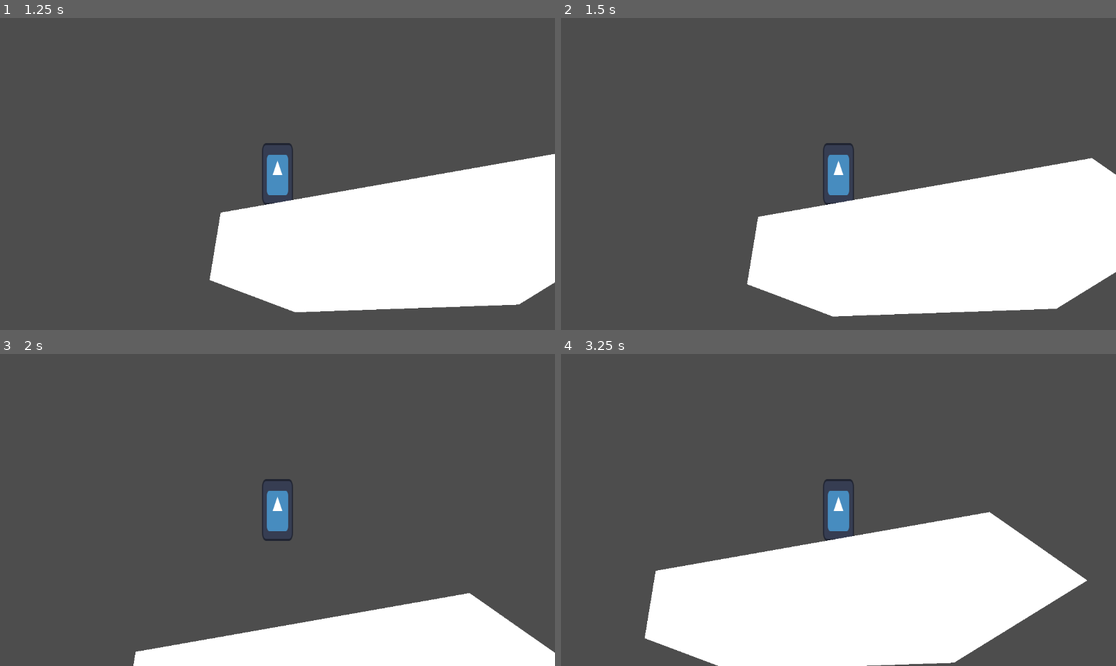
Above: before the commit, frames 1-4 (two rows, left to right).
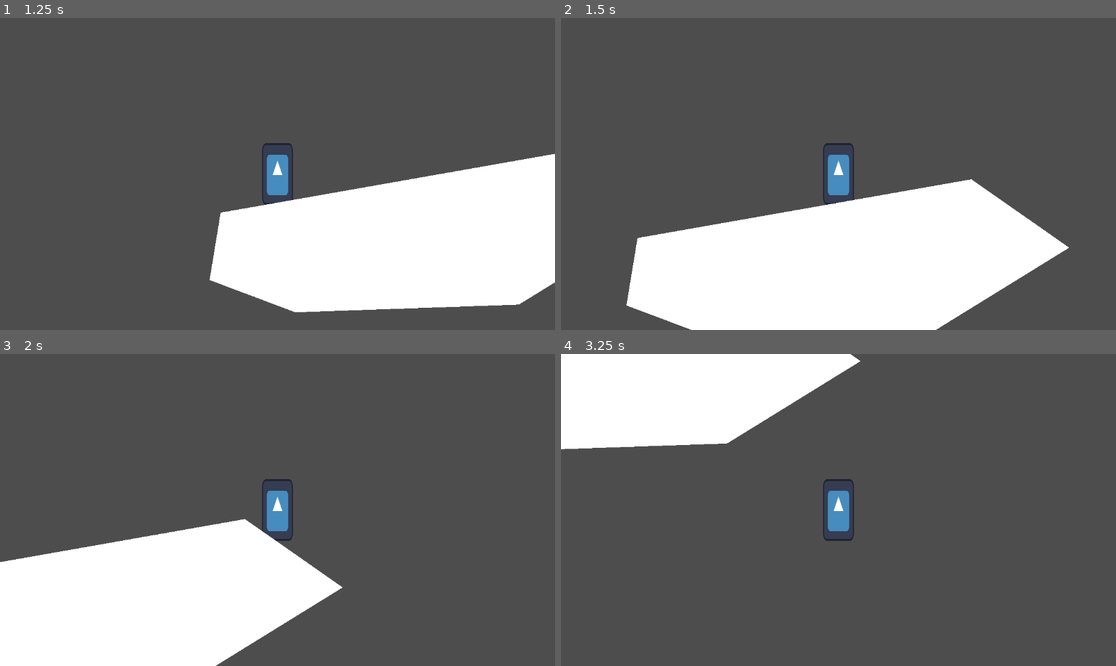
Above: after the commit, the same moments.

Repository: Jeremy-81/GamaBanda
Game: Godot game, scene res://scenes/menu/menu.tscn
Same seed, same stepped clock (60 frames per second), same inputs: the game is played once before the commit and once after it. The engine's default icon, where the game draws it, is replaced by a stand-in: a white triangle on a blue panel in a dark square.
Inputs:
- Up to frame 1 (1.25 s): click "Play" at 0.5 s
- Up to frame 2 (1.5 s): tap Enter at 1.25 s; hold D (go_right) from 1.28 s (still down); tap Shift (dash, bound only after the commit) at 1.35 s
- Up to frame 3 (2 s): keep holding D (go_right); tap Space (jump) at 1.52 s
- Up to frame 4 (3.25 s): tap Shift (dash, bound only after the commit) at 2.1, 2.85 s; tap Space (jump) at 2.27 s; release D (go_right) at 2.78 s; hold A (go_left) from 2.78 s (still down)

Frame 1 is identical in both runs. In frame 2, 17% of the frame differs, in the area x 11-100%, y 44-100%; in frame 3, 29%; in frame 4, 40%, in the area x 0-95%, y 0-100%.

Commit message:
Added basic dash

Diff:
--- a/project.godot
+++ b/project.godot
@@ -32,6 +32,11 @@
 "events": [Object(InputEventKey,"resource_local_to_scene":false,"resource_name":"","device":-1,"window_id":0,"alt_press …(191 unchanged characters)…
 ]
 }
+dash={
+"deadzone": 0.2,
+"events": [Object(InputEventKey,"resource_local_to_scene":false,"resource_name":"","device":-1,"window_id":0,"alt_pressed":false,"shift_pressed":false,"ctrl_pressed":false,"meta_pressed":false,"pressed":false,"keycode":0,"physical_keycode":4194325,"key_label":0,"unicode":0,"location":0,"echo":false,"script":null)
+]
+}
 
 [physics]
 
--- a/scenes/objects/player/player.gd
+++ b/scenes/objects/player/player.gd
@@ -1,12 +1,26 @@
 extends CharacterBody2D
+
+var DASH_SPEED : float = 2500.0;
 
 var gravity = 1500.0;
 
+var h_direction : float = 0.0;
 var h_speed : float = 256.0;
 var v_speed : float = 0.0;
 
 func _process(delta):
-	var h_direction : float = Input.get_axis("go_left", "go_right");
+	# Dash state overwrites all movement.
+	if $DashTimer.time_left > 0.0:
+		velocity = Vector2(DASH_SPEED * h_direction, 0.0);
+		move_and_slide();
+		return;
+
+	h_direction = Input.get_axis("go_left", "go_right");
+
+	if Input.is_action_just_pressed("dash"):
+		h_direction = sign(h_direction);
+		$DashTimer.start();
+		return;
 
 	if Input.is_action_just_pressed("jump") and is_on_floor():
 		v_speed = -800.0;
--- a/scenes/objects/player/player.tscn
+++ b/scenes/objects/player/player.tscn
@@ -24,3 +24,7 @@
 texture = ExtResource("1_1bf4k")
 
 [node name="CameraTransform" type="RemoteTransform2D" parent="." unique_id=1222825734]
+
+[node name="DashTimer" type="Timer" parent="." unique_id=64227075]
+wait_time = 0.2
+one_shot = true
Not shown, changed: .gitignore
